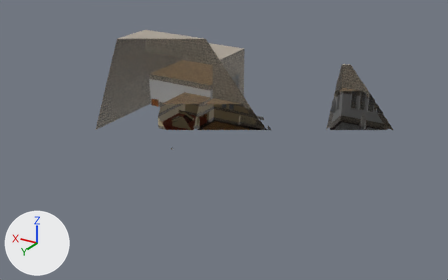
What one commit did to the COLLADA model res/models/pb_lobby/pb_lobby.dae.
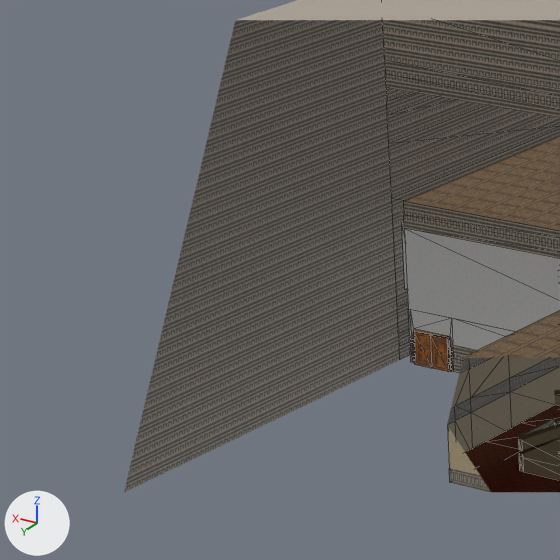
Each version is shown whole from a 50 mm camera at (-88.7, 153.9, 78.8) aimed at (1.4, 3.9, 3.7), then close up on the part from 16% to 40% of the width and 12% to 51% of the height. Arrows for +X, +Y and +Z are at lower left; the lights stay in place. The close-ups show mesh edges as thin lines. Everything nearer to the camera than a plane just in front of the edit is cut away. Where no turn or scale is listed for an object, it has been applied to the vertices.
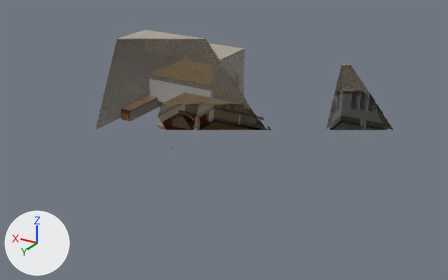
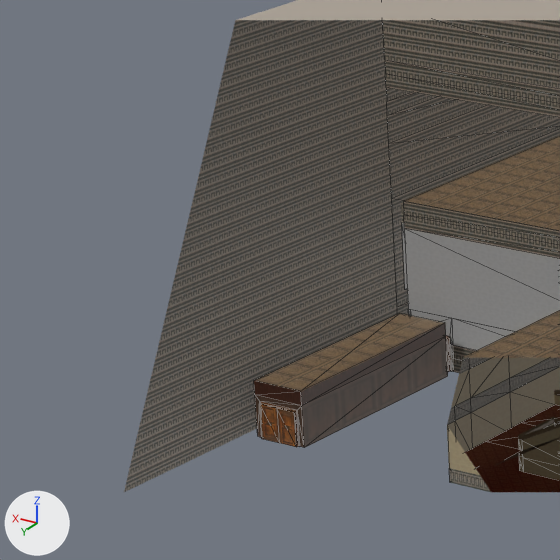
Commit message: update pb lobby

Changed parts and their boxes [x1, y1, x2, y2] in the close-ups (560 x 560 px):
'Cube.017', added
    after: [255, 337, 448, 448]
'Cube.019', added (brown)
    after: [254, 313, 444, 391]
'Cube.020', added
    after: [254, 323, 446, 406]
'Plane.200', added (brown)
    after: [259, 404, 297, 447]
'Plane.201', added
    after: [260, 401, 300, 447]

The edits, one by one:
Picture 'celing4.png' (img_celing4_png) is new.
Material 'ceiling4' (mat_ceiling4) is new.
Its texture is img_celing4_png.
Mesh me_cube_009 is new.
It has 16 vertices, 16 faces and spans x -2.0..2.0, y -1.0..15.0, z 0.0..3.0.
It uses material mat_ceiling2 (picture img_ceiling2_png).
Mesh me_cube_011 is new.
It has 4 vertices, 2 faces and spans x -2.0..2.0, y -1.0..15.0, z 4.0.
It uses material mat_ceiling1 (picture img_ceiling1_png).
Mesh me_cube_012 is new.
It has 8 vertices, 8 faces and spans x -2.0..2.0, y -1.0..15.0, z 3.0..4.0.
It uses material mat_ceiling4 (picture img_celing4_png).
Object 'Cube.017' (ob_cube_017) is new; it shows me_cube_009.
Its location is (44.0, -16.0, 0.0).
Object 'Cube.019' (ob_cube_019) is new; it shows me_cube_011.
Its location is (44.0, -16.0, 0.0).
Object 'Cube.020' (ob_cube_020) is new; it shows me_cube_012.
Its location is (44.0, -16.0, 0.0).
Object 'Plane.200' (ob_plane_200) is new; it shows a copy of the mesh of ob_plane_196.
Its location is (44.0, -0.8, 0.0).
Object 'Plane.201' (ob_plane_201) is new; it shows a copy of the mesh of ob_plane_197.
Its location is (44.0, -0.8, 0.0).
